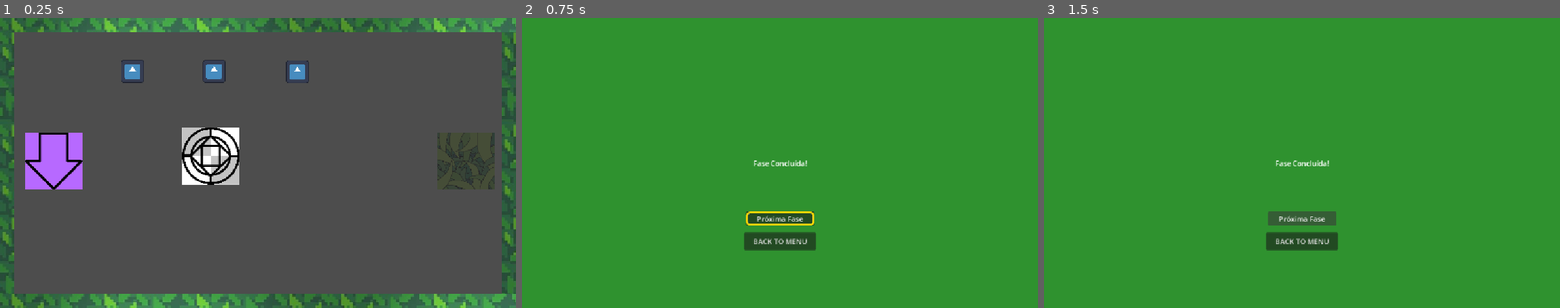
Above: before the commit, frames 1-3 (left to right).
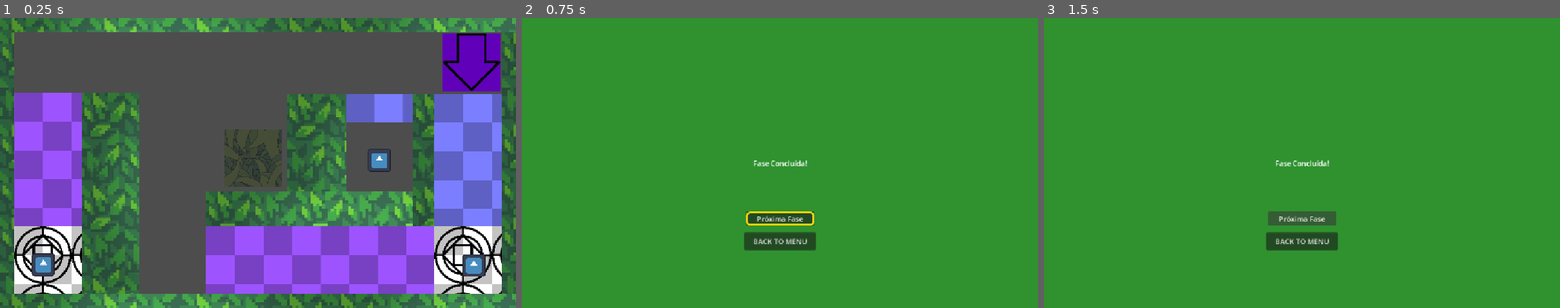
Above: after the commit, the same moments.

Repository: Equipe-Plasma/Switch-Shadow
Game: Godot game, scene res://fase/fase 8/fase_8.tscn
Two runs of this game, one before a commit and one after it. Both use one fixed random seed, a clock stepped at 60 frames per second and the inputs below. This scene is started directly instead of the project's main scene. The engine's default icon, where the game draws it, is replaced by a stand-in: a white triangle on a blue panel in a dark square.
Inputs:
- Up to frame 1 (0.25 s): no input
- Up to frame 2 (0.75 s): tap Enter (proxima_fase) at 0.5 s; hold D (mover_direita) from 0.53 s (still down); hold Enter (proxima_fase) from 0.53 s (still down)
- Up to frame 3 (1.5 s): release D (mover_direita) at 1.25 s; release Enter (proxima_fase) at 1.25 s; click "Próxima Fase" at 1.25 s

The runs differ from the first frame. In frame 1, 53% of the frame differs, in the area x 2-98%, y 5-96%; in frame 2, nothing differs; in frame 3, nothing differs.

Commit message:
Fase 8

Diff:
--- a/editor/paredes/parede_anti_troca/parede_anti_troca.tscn
+++ b/editor/paredes/parede_anti_troca/parede_anti_troca.tscn
@@ -31,11 +31,12 @@
 stretch_mode = 1
 
 [node name="CollisionShape2D" type="CollisionShape2D" parent="." unique_id=1655078272]
-shape = SubResource("RectangleShape2D_123ki")
+shape = SubResource("RectangleShape2D_oqikr")
+disabled = true
 
 [node name="AreaDeteccao" type="Area2D" parent="." unique_id=42006574]
 collision_layer = 3
 collision_mask = 3
 
 [node name="CollisionShape2D" type="CollisionShape2D" parent="AreaDeteccao" unique_id=2124813014]
-shape = SubResource("RectangleShape2D_s3on5")
+shape = SubResource("RectangleShape2D_5m5ql")
--- a/fase/fase 8/fase_8.gd
+++ b/fase/fase 8/fase_8.gd
@@ -1,7 +1,7 @@
 extends Node2D
 
 @onready var player: CharacterBody2D = $Player
-@onready var sombra: CharacterBody2D = $Sombra_reversa
+@onready var sombra: CharacterBody2D = $Sombra
 @onready var portal = $PortalSaida
 
 var total_itens: int = 0
--- a/fase/fase 8/fase_8.tscn
+++ b/fase/fase 8/fase_8.tscn
@@ -8,34 +8,20 @@
 [ext_resource type="PackedScene" uid="uid://dq80e6b58tnmu" path="res://menu/menu_pausa/menu_pausa.tscn" id="7_mb6o6"]
 [ext_resource type="PackedScene" uid="uid://cdy22u33xic2q" path="res://editor/portal_saida/portal_saida.tscn" id="8_2ew01"]
 [ext_resource type="PackedScene" uid="uid://g6bshavfposa" path="res://editor/paredes/parede_geral/parede_geral.tscn" id="9_mglbt"]
+[ext_resource type="PackedScene" uid="uid://b0nugb86ufv0r" path="res://editor/paredes/parede_bloqueia_player/parede_bloqueia_player.tscn" id="10_gj7rg"]
 [ext_resource type="PackedScene" uid="uid://do7u25nau3eb0" path="res://editor/paredes/parede_anti_troca/parede_anti_troca.tscn" id="10_t8rpf"]
-[ext_resource type="PackedScene" uid="uid://ca0sreux3v314" path="res://editor/sombras/sombra_reversa/sombra_reversa.tscn" id="10_vgkgr"]
+[ext_resource type="PackedScene" uid="uid://c38q4f7g50dtq" path="res://editor/sombras/sombra/sombra.tscn" id="11_4sl5u"]
+[ext_resource type="PackedScene" uid="uid://cv1kaaq84myxc" path="res://editor/paredes/parede_bloqueia_sombra/parede_bloqueia_sombra.tscn" id="12_pgk72"]
+[ext_resource type="PackedScene" uid="uid://02o86sq42eyk" path="res://editor/paredes/parede_alternada/parede_alternada.tscn" id="13_4sl5u"]
 
 [node name="Fase8" type="Node2D" unique_id=800180011]
 script = ExtResource("1_fase8")
-
-[node name="Player" parent="." unique_id=2008145688 instance=ExtResource("2_d5gv1")]
-position = Vector2(120, 320)
-textura_frente = ExtResource("3_thqe0")
-textura_costas = ExtResource("4_85moy")
-
-[node name="Sombra_reversa" parent="." unique_id=1092208446 instance=ExtResource("10_vgkgr")]
-position = Vector2(120, 320)
-
-[node name="Item" parent="." unique_id=1168481889 instance=ExtResource("6_1n14e")]
-position = Vector2(296, 119)
-
-[node name="Item2" parent="." unique_id=1003667387 instance=ExtResource("6_1n14e")]
-position = Vector2(478, 119)
-
-[node name="Item3" parent="." unique_id=720673298 instance=ExtResource("6_1n14e")]
-position = Vector2(664, 120)
 
 [node name="MenuPausa" parent="." unique_id=1672884906 instance=ExtResource("7_mb6o6")]
 visible = false
 
 [node name="PortalSaida" parent="." unique_id=1057710737 instance=ExtResource("8_2ew01")]
-position = Vector2(1040, 320)
+position = Vector2(565, 313)
 
 [node name="ParedeSuperior" parent="." unique_id=925734375 instance=ExtResource("9_mglbt")]
 position = Vector2(576, 16)
@@ -58,4 +44,60 @@
 tamanho = Vector2(32, 584)
 
 [node name="ParedeAntiTroca" parent="." unique_id=651491399 instance=ExtResource("10_t8rpf")]
-position = Vector2(471, 308)
+position = Vector2(1045, 541)
+tamanho = Vector2(150, 150)
+
+[node name="ParedeBloqueiaPlayer" parent="." unique_id=87217196 instance=ExtResource("10_gj7rg")]
+position = Vector2(1045, 318)
+tamanho = Vector2(150, 296)
+
+[node name="Item" parent="." unique_id=1168481889 instance=ExtResource("6_1n14e")]
+position = Vector2(1058, 553)
+
+[node name="Parede" parent="." unique_id=1879328223 instance=ExtResource("9_mglbt")]
+position = Vector2(946, 318)
+tamanho = Vector2(48, 296)
+
+[node name="Parede2" parent="." unique_id=62913751 instance=ExtResource("9_mglbt")]
+position = Vector2(691, 427)
+tamanho = Vector2(462, 78)
+
+[node name="ParedeBloqueiaSombra" parent="." unique_id=1794457449 instance=ExtResource("12_pgk72")]
+position = Vector2(715, 541)
+tamanho = Vector2(510, 150)
+
+[node name="ParedeAntiTroca2" parent="." unique_id=228174811 instance=ExtResource("10_t8rpf")]
+position = Vector2(107, 541)
+tamanho = Vector2(150, 150)
+
+[node name="Item2" parent="." unique_id=1003667387 instance=ExtResource("6_1n14e")]
+position = Vector2(97, 551)
+
+[node name="ParedeBloqueiaSombra2" parent="." unique_id=466094922 instance=ExtResource("12_pgk72")]
+position = Vector2(107, 317)
+tamanho = Vector2(150, 298)
+
+[node name="Parede3" parent="." unique_id=1216342437 instance=ExtResource("9_mglbt")]
+position = Vector2(246, 392)
+tamanho = Vector2(128, 448)
+
+[node name="Player" parent="." unique_id=2008145688 instance=ExtResource("2_d5gv1")]
+position = Vector2(1053, 99)
+textura_frente = ExtResource("3_thqe0")
+textura_costas = ExtResource("4_85moy")
+
+[node name="Sombra" parent="." unique_id=1092208446 instance=ExtResource("11_4sl5u")]
+position = Vector2(1053, 99)
+textura_frente = ExtResource("3_thqe0")
+textura_costas = ExtResource("4_85moy")
+
+[node name="ParedeAlternada" parent="." unique_id=1462242306 instance=ExtResource("13_4sl5u")]
+position = Vector2(847, 202)
+tamanho = Vector2(150, 64)
+
+[node name="Item3" parent="." unique_id=1165220140 instance=ExtResource("6_1n14e")]
+position = Vector2(847, 318)
+
+[node name="Parede4" parent="." unique_id=1507033069 instance=ExtResource("9_mglbt")]
+position = Vector2(706, 279)
+tamanho = Vector2(132, 218)
Not shown: 1 places in editor/paredes/parede_anti_troca/parede_anti_troca.tscn that only renumber resources
